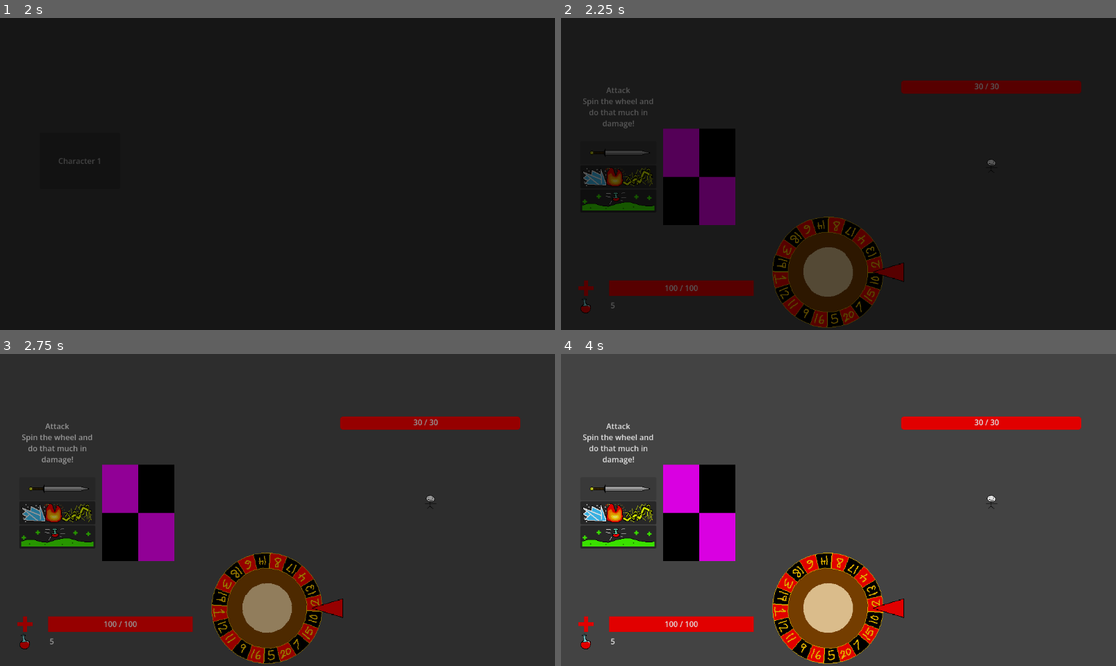
Above: before the commit, frames 1-4 (two rows, left to right).
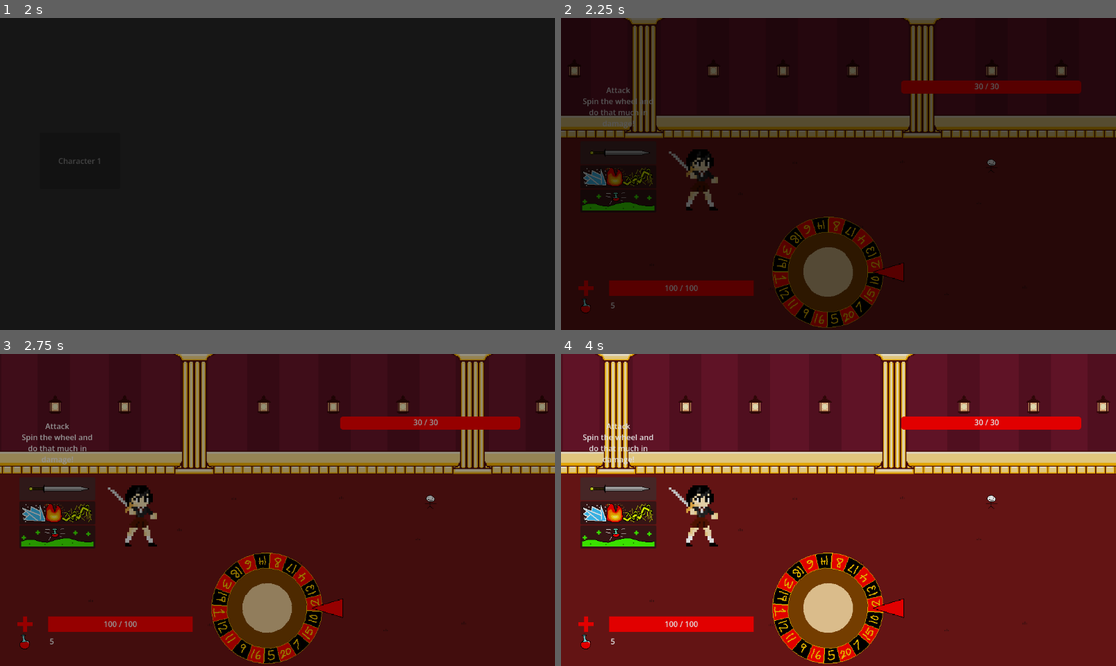
Above: after the commit, the same moments.

Repository: keithperez/Serious-Game-Jam
Game: Godot game, scene res://scenes/main_menu.tscn
Two runs of this game, one before a commit and one after it. Both use one fixed random seed, a clock stepped at 60 frames per second and the inputs below.
Inputs:
- Up to frame 1 (2 s): click "Character 1" at 0.5 s; tap Enter (ui_accept) at 1.25, 1.52 s; hold D (move_right) from 1.28 s (still down)
- Up to frame 2 (2.25 s): keep holding D (move_right); tap Enter (ui_accept) at 2 s
- Up to frame 3 (2.75 s): keep holding D (move_right); tap Enter (ui_accept) at 2.27 s
- Up to frame 4 (4 s): release D (move_right) at 2.78 s; hold A (move_left) 2.78-3.53 s; hold D (move_right) from 3.53 s (still down); tap Enter (ui_accept) at 3.77 s

Frame 1 is identical in both runs. In frame 2, 12% of the frame differs, in the area x 0-100%, y 0-67%; in frame 3, 88%; in frame 4, 88%, in the area x 0-100%, y 0-100%.

Commit message:
I DID SOMETHING!!!!
I DID SOMETHING!!!

Diff:
--- /dev/null
+++ b/Scrap.gdshader
@@ -0,0 +1,5 @@
+shader_type canvas_item;
+
+void vertex() {
+UV.x += TIME *.5;
+}
--- /dev/null
+++ b/Scrap.tscn
@@ -0,0 +1,23 @@
+[gd_scene format=3 uid="uid://b4uvhkuf73o2o"]
+
+[ext_resource type="Shader" uid="uid://bjs7r2shwpa2v" path="res://Scrap.gdshader" id="1_1c3sx"]
+[ext_resource type="Texture2D" uid="uid://ur1w0mb1rxay" path="res://assets/placeholder/New Piskel.png" id="1_2owti"]
+
+[sub_resource type="ShaderMaterial" id="ShaderMaterial_2owti"]
+shader = ExtResource("1_1c3sx")
+
+[node name="Node2D" type="Node2D" unique_id=965685829]
+
+[node name="TextureRect" type="TextureRect" parent="." unique_id=1896125065]
+texture_repeat = 2
+material = SubResource("ShaderMaterial_2owti")
+anchors_preset = 15
+anchor_right = 1.0
+anchor_bottom = 1.0
+offset_left = -2.0
+offset_top = 4.0
+offset_right = 1156.0
+offset_bottom = 1588.0
+grow_horizontal = 2
+grow_vertical = 2
+texture = ExtResource("1_2owti")
--- /dev/null
+++ b/backgroundTest.tscn
@@ -0,0 +1,24 @@
+[gd_scene format=3 uid="uid://dpa6tgm7tsfx"]
+
+[ext_resource type="Shader" uid="uid://b32hh3ihmkpex" path="res://scroll.gdshader" id="1_47dm5"]
+[ext_resource type="Texture2D" uid="uid://bgia3hualhnn6" path="res://assets/placeholder/Practice-1.png.png" id="2_fl4wn"]
+[ext_resource type="Texture2D" uid="uid://cie5rtnd8fven" path="res://assets/placeholder/Practice-2.png.png" id="3_0t17c"]
+
+[sub_resource type="ShaderMaterial" id="ShaderMaterial_g4v7s"]
+shader = ExtResource("1_47dm5")
+
+[node name="Node2D" type="Node2D" unique_id=1735836713]
+
+[node name="TextureRect" type="TextureRect" parent="." unique_id=596273908]
+texture_repeat = 2
+material = SubResource("ShaderMaterial_g4v7s")
+offset_left = -1.0
+offset_right = 1154.0
+offset_bottom = 647.0
+texture = ExtResource("2_fl4wn")
+
+[node name="TextureRect2" type="TextureRect" parent="." unique_id=341976328]
+offset_top = 1.0
+offset_right = 1153.0
+offset_bottom = 648.0
+texture = ExtResource("3_0t17c")
--- a/scenes/levels/debug_level.tscn
+++ b/scenes/levels/debug_level.tscn
@@ -1,12 +1,15 @@
 [gd_scene format=3 uid="uid://mv8he03xc8lx"]
 
 [ext_resource type="Script" uid="uid://chn51hdskc7kp" path="res://scripts/level_scripts/debug_level.gd" id="1_7o5vt"]
+[ext_resource type="PackedScene" uid="uid://dpa6tgm7tsfx" path="res://backgroundTest.tscn" id="2_dk8gf"]
 [ext_resource type="PackedScene" uid="uid://bv31ew3o28nro" path="res://scenes/hud.tscn" id="2_r04o2"]
 [ext_resource type="PackedScene" uid="uid://jt3ccyej6onw" path="res://scenes/base_enemy.tscn" id="3_7o5vt"]
 [ext_resource type="PackedScene" uid="uid://byqw047u2efej" path="res://scenes/player.tscn" id="4_5l8w0"]
 
 [node name="debug_level" type="Node2D" unique_id=593167877]
 script = ExtResource("1_7o5vt")
+
+[node name="Node2D" parent="." unique_id=1735836713 instance=ExtResource("2_dk8gf")]
 
 [node name="HUD" parent="." unique_id=141736504 instance=ExtResource("2_r04o2")]
 
--- a/scenes/player.tscn
+++ b/scenes/player.tscn
@@ -1,8 +1,8 @@
 [gd_scene format=3 uid="uid://byqw047u2efej"]
 
-[ext_resource type="Texture2D" uid="uid://ei62wgkp4me5" path="res://assets/placeholder/enemy_placeholder_art.png" id="1_dqkch"]
 [ext_resource type="Script" uid="uid://ci1yrknxkf00" path="res://scripts/player.gd" id="1_qlg0r"]
 [ext_resource type="Texture2D" uid="uid://c0plk4kla8nv7" path="res://assets/icons/attack_icon.png" id="2_qlg0r"]
+[ext_resource type="Texture2D" uid="uid://cc85wqnmnjthy" path="res://assets/Sprites/protag.png.png" id="2_tuyoq"]
 [ext_resource type="Texture2D" uid="uid://lhj73riy02xi" path="res://assets/icons/magic_icon.png" id="3_tuyoq"]
 [ext_resource type="Texture2D" uid="uid://y11p7o2tlw3e" path="res://assets/icons/healing_icon.png" id="4_fjrip"]
 
@@ -10,7 +10,9 @@
 script = ExtResource("1_qlg0r")
 
 [node name="PlayerSprite" type="Sprite2D" parent="." unique_id=560832551]
-texture = ExtResource("1_dqkch")
+position = Vector2(-0.9999962, -3.8146973e-06)
+scale = Vector2(4.40625, 4.40625)
+texture = ExtResource("2_tuyoq")
 
 [node name="Buttons" type="Node2D" parent="." unique_id=599883213]
 position = Vector2(-172, -199)
--- /dev/null
+++ b/scroll.gdshader
@@ -0,0 +1,5 @@
+shader_type canvas_item;
+
+void vertex() {
+UV.x += TIME*.6;
+}
Not shown, added: Scrap.gdshader.uid
Binary file added: assets/Sprites/protag.png.png
Not shown, added: assets/Sprites/protag.png.png.import
Binary file added: assets/placeholder/Practice-1.png.png
Not shown, added: assets/placeholder/Practice-1.png.png.import
Binary file added: assets/placeholder/Practice-2.png.png
Not shown, added: assets/placeholder/Practice-2.png.png.import
Not shown, added: scroll.gdshader.uid
